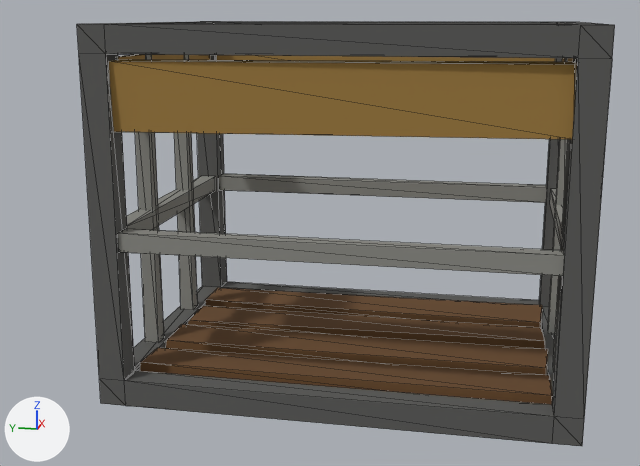
Before and after pictures for a commit that changed the glTF model public/models/cargo_rack.glb.
One viewpoint serves both versions: a 50 mm lens placed at (-1.772, -0.273, 0.715), pointed at (-0.025, 0.077, 0.278). The axes (+X, +Y, +Z) are drawn at lower left. The lights are the same throughout. The first picture is the older version. Mesh edges are drawn as thin lines. Vertices at exactly the same position are counted once.

Objects in the first picture: 'cargo_rack'.
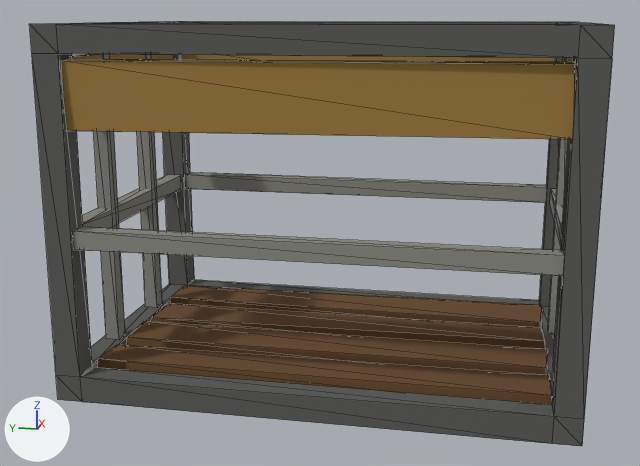
The newer file is also turned or shifted as a whole; pictures and numbers use the older file's frame.

Location of each change, [x1, y1, x2, y2] in pixels of the pictures (640 x 466 px; the box of a moved part takes in the faces that stretch with it):
'cargo_rack', reshaped (9% wider): before [77, 21, 615, 446]; after [29, 21, 615, 446]
part 1 of me_cube, moved or reshaped: before [79, 54, 135, 381]; after [32, 53, 92, 377]
part 2 of me_cube, moved or reshaped: before [197, 55, 227, 287]; after [163, 55, 194, 285]
part 3 of me_cube, moved or reshaped: before [118, 54, 210, 60]; after [72, 54, 175, 60]
part 4 of me_cube, moved or reshaped: before [127, 176, 215, 230]; after [82, 175, 181, 228]
part 5 of me_cube, moved or reshaped: before [131, 54, 164, 343]; after [93, 54, 125, 340]
part 6 of me_cube, moved or reshaped: before [174, 55, 198, 310]; after [137, 54, 162, 308]
part 7 of me_cube, moved or reshaped: before [99, 282, 554, 444]; after [56, 280, 554, 444]
part 8 of me_cube, moved or reshaped: before [77, 24, 581, 139]; after [29, 24, 581, 139]
part 9 of me_cube, moved or reshaped: before [97, 21, 558, 62]; after [47, 21, 558, 62]
part 10 of me_cube, moved or reshaped: before [109, 61, 572, 140]; after [61, 61, 572, 140]
part 11 of me_cube, moved or reshaped: before [217, 55, 286, 61]; after [181, 55, 252, 60]
part 12 of me_cube, moved or reshaped: before [118, 229, 565, 276]; after [72, 227, 565, 276]
part 13 of me_cube, moved or reshaped: before [219, 174, 547, 203]; after [185, 172, 547, 203]

The change in detail:
me_cube is used by ob_cargo_rack; location (0.0, 0.0, 0.0).
Before the commit, vertices of me_cube: 194 (-0.318, 0.39, 0.297) at pixel (118, 252), 195 (-0.318, 0.39, 0.333) at pixel (117, 233), 198 (-0.282, 0.39, 0.297), 199 (-0.282, 0.39, 0.333) at pixel (125, 228).
Before the commit, vertices of me_cube: 202 (0.282, 0.39, 0.297) at pixel (219, 190), 203 (0.282, 0.39, 0.333) at pixel (218, 176), 206 (0.318, 0.39, 0.297), 207 (0.318, 0.39, 0.333) at pixel (223, 173).
me_cube had 208 vertices, 336 faces and spanned x -0.325..0.325, y -0.44..0.44, z 0.0..0.7.
me_cube now has 208 vertices, 336 faces and spans x -0.325..0.325, y -0.44..0.528, z 0.0..0.7.
me_cube part 1: the loose piece of 8 vertices spanning x -0.325..-0.275, y 0.39..0.44, z 0.05..0.65 is moved by (0.0, 0.088, 0.0).
me_cube part 2: the loose piece of 8 vertices spanning x 0.275..0.325, y 0.39..0.44, z 0.05..0.65 is moved by (0.0, 0.088, 0.0).
me_cube part 3: the loose piece of 8 vertices spanning x -0.28..0.281, y 0.398..0.433, z 0.515..0.642 is moved by (0.0, 0.088, 0.0).
me_cube part 4: the loose piece of 8 vertices spanning x -0.275..0.275, y 0.398..0.432, z 0.297..0.333 is moved by (0.0, 0.088, 0.0).
me_cube part 5: the loose piece of 8 vertices spanning x -0.123..-0.093, y 0.4..0.43, z 0.05..0.65 is moved by (0.0, 0.088, 0.0).
me_cube part 6: the loose piece of 8 vertices spanning x 0.093..0.123, y 0.4..0.43, z 0.05..0.65 is moved by (0.0, 0.088, 0.0).
me_cube part 7: 28 of the vertices in x -0.325..0.325, y 0.385..0.44, z 0.0..0.06 are moved by (0.0, 0.088, 0.0).
me_cube part 8: 8 of the vertices in x -0.325..-0.275, y 0.389..0.44, z 0.637..0.7 are moved by (0.0, 0.088, 0.0).
me_cube part 9: 8 of the vertices in x 0.275..0.325, y 0.386..0.44, z 0.636..0.7 are moved by (0.0, 0.088, 0.0).
me_cube part 10: 2 of the vertices in x -0.309..-0.288, y 0.392..0.395, z 0.515..0.522 are moved by (0.0, 0.088, 0.0).
me_cube part 11: 2 of the vertices in x 0.282..0.311, y 0.39..0.394, z 0.515..0.523 are moved by (0.0, 0.088, 0.0).
Part 12, on me_cube:
Vertices 194, 195, 198, 199 of me_cube move by (0.0, 0.088, 0.0).
Part 13, on me_cube:
Vertices 202, 203, 206, 207 of me_cube move by (0.0, 0.088, 0.0).
